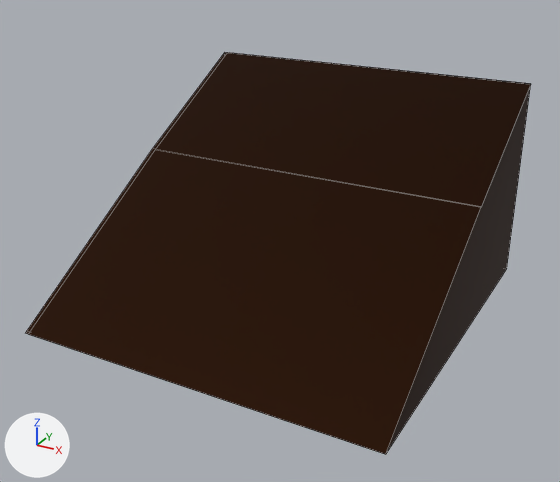
An edit to the FBX model Assets/Scenes/PrototypingScene/Models/Slope.fbx, drawn before and after from the same camera.
Before and after are seen from a 50 mm lens placed at (6.25, -11.64, 7.07), pointed at (0.06, -0.37, 1.44). Lighting does not change. The marker at lower left points along +X, +Y and +Z. Mesh edges are drawn as thin lines. Vertices at the same position are counted once.
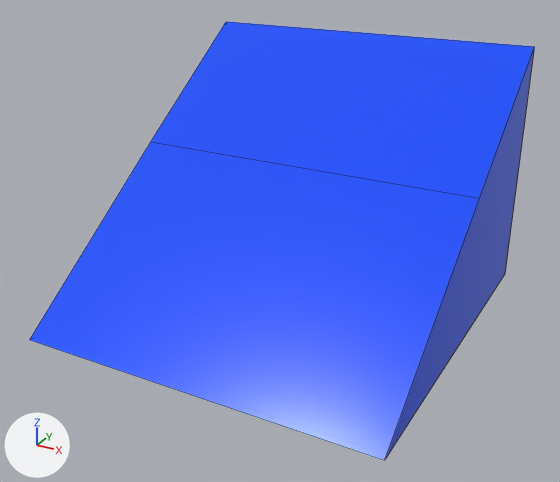
Commit message: fix the bugged slope that traps you forever

Location of each change, [x1, y1, x2, y2] in pixels of the pictures (560 x 482 px):
'Cube', reshaped, moved, rescaled, turned: before [26, 52, 531, 454]; after [30, 22, 535, 460]
part 1 of me_cube, cut back: before [26, 52, 531, 454]; after [30, 22, 535, 460]
part 2 of me_cube, recoloured (blue): after [386, 48, 535, 458]

Diff of the bpy script that builds the scene:
```diff
--- a/Assets/Scenes/PrototypingScene/Models/Slope.fbx.py
+++ b/Assets/Scenes/PrototypingScene/Models/Slope.fbx.py
@@ mat_slopemat @@
+mat_slopemat = principled_material('SlopeMat')
+mat_slopemat.base_color = (0.0, 0.075, 1.0)  # blue #004dff
+mat_slopemat.metallic = 0.063
+mat_slopemat.roughness = 0.24
@@ me_cube @@
 # used by ob_cube; location = (0.0, 0.0, 0.0); rotation_euler = (0.0, 0.0, 3.142), in degrees (0, 0, 180); scale = (-3.36, -3.36, -0.0699)
-me_cube.from_pydata(...)  # 16 vertices, 13 faces; spans x -1.0..1.0, y -1.0..1.0, z -56.1..-0.9
+me_cube.from_pydata(...)  # 8 vertices, 6 faces; spans x -1.0..1.0, y -1.0..1.0, z -1.0..0.4
+# me_cube part 1
+# 8 vertices are removed from x -1.0..1.0, y 0.2..1.0, z -56.1..-34.3
+# 13 faces are deleted
+# 4 vertices move from x -1.0..1.0, y -1.0..1.0, z -1.1..-0.9 to x -1.0..1.0, y 0.1..1.0, z -0.2..0.4
+# 6 new faces join them
+# me_cube part 2: 2 faces spanning x -1.0..1.0, y -1.0..1.0, z -1.0..0.4 switch from mat_material (brown #2c190e) to mat_slopemat (blue #004dff)
@@ ob_cube @@
 ob_cube = bpy.data.objects.new('Cube', me_cube)
-ob_cube.location = (0.0, 0.0, 0.0)
-ob_cube.rotation_euler = (0.0, 0.0, 3.142)  # degrees (0, 0, 180)
-ob_cube.scale = (-3.36, -3.36, -0.0699)
+ob_cube.location = (0.0, 0.0, 3.31)
+ob_cube.scale = (3.35, 3.35, 3.35)
```
